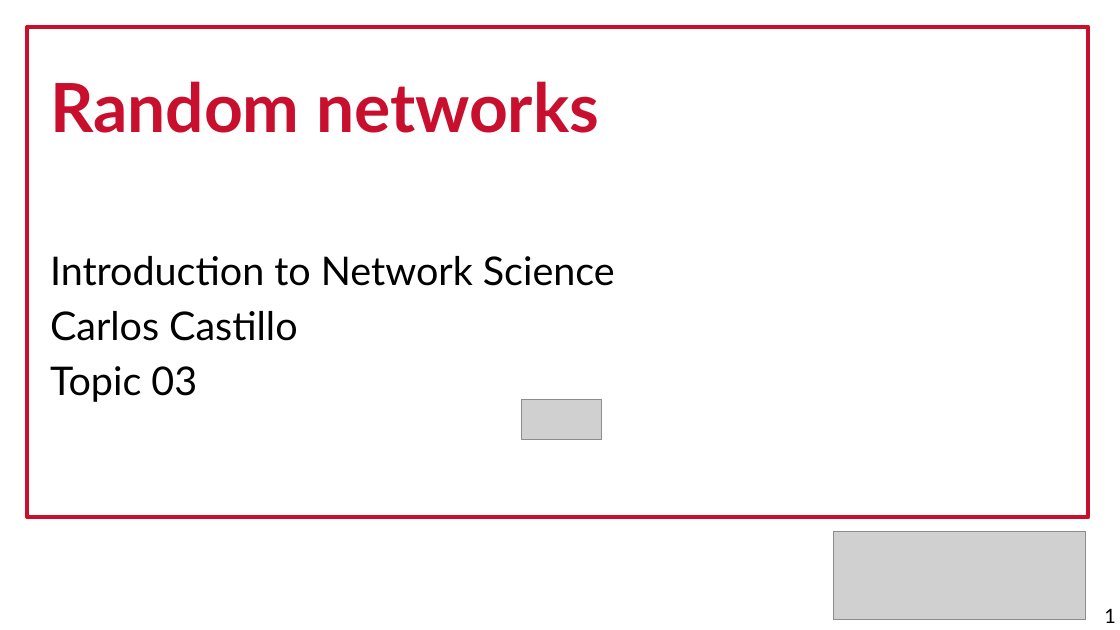
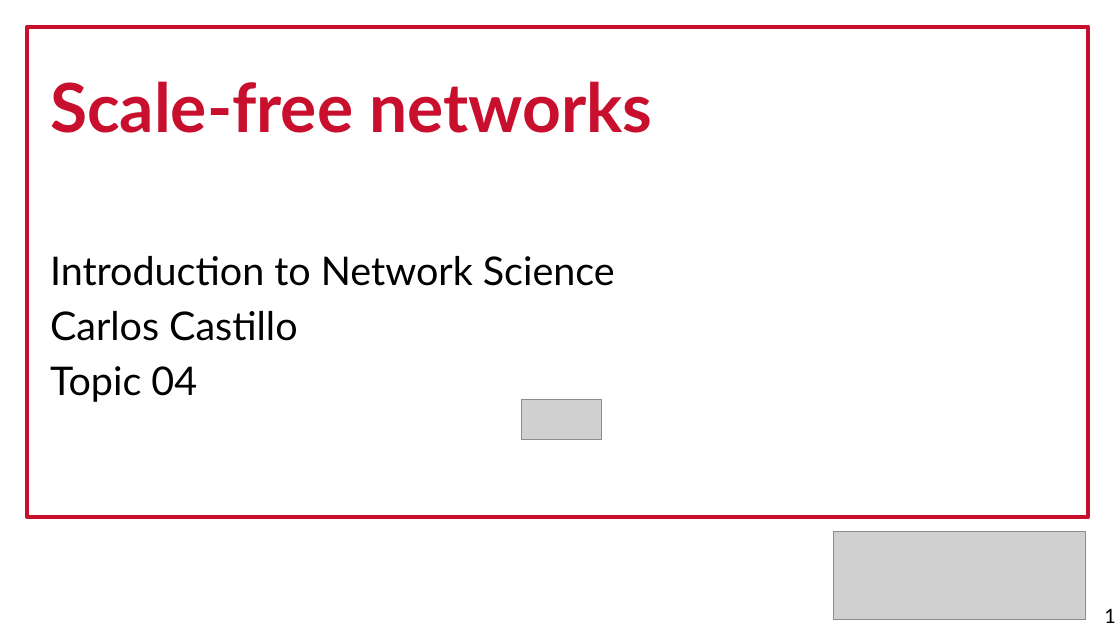
Before and after one commit to chatox/networks-science-course, a slide deck: slide 1 of theory/tt04_scale_free_networks.odp. Drawn at 1120x630 pixels with LibreOffice and Linux fonts; fonts in the diff are those of the drawing; grey boxes stand for pictures. Boxes give left, top, right and bottom in pixels: in the first picture for what was removed or moved away, otherwise in the second. Text is boxed around its words. In the diff, an @@ line names an element or a change of style, - is before the commit and + after.

```diff
--- a/theory/tt04_scale_free_networks.odp
+++ b/theory/tt04_scale_free_networks.odp
@@ text at bbox=[50, 81, 653, 133]: text changed @@
-Random networks
+Scale-free networks
@@ text at bbox=[50, 366, 197, 402]: text changed @@
-Topic 03
+Topic 04
```
Also in this commit, not shown: 8 other slides changed, 1 slide added, 1 other file.
